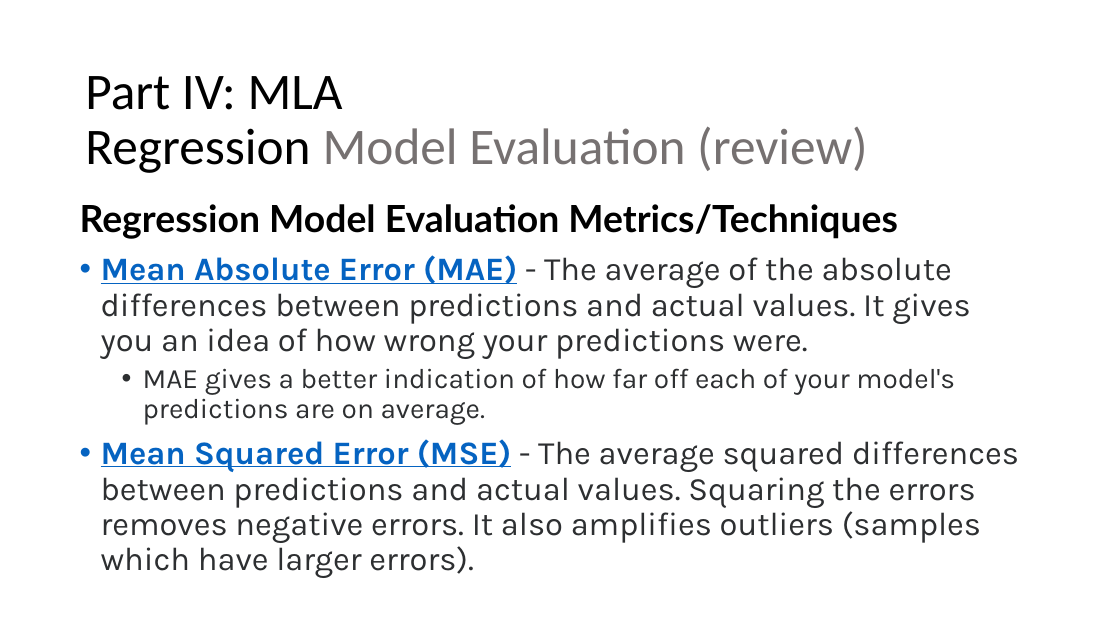
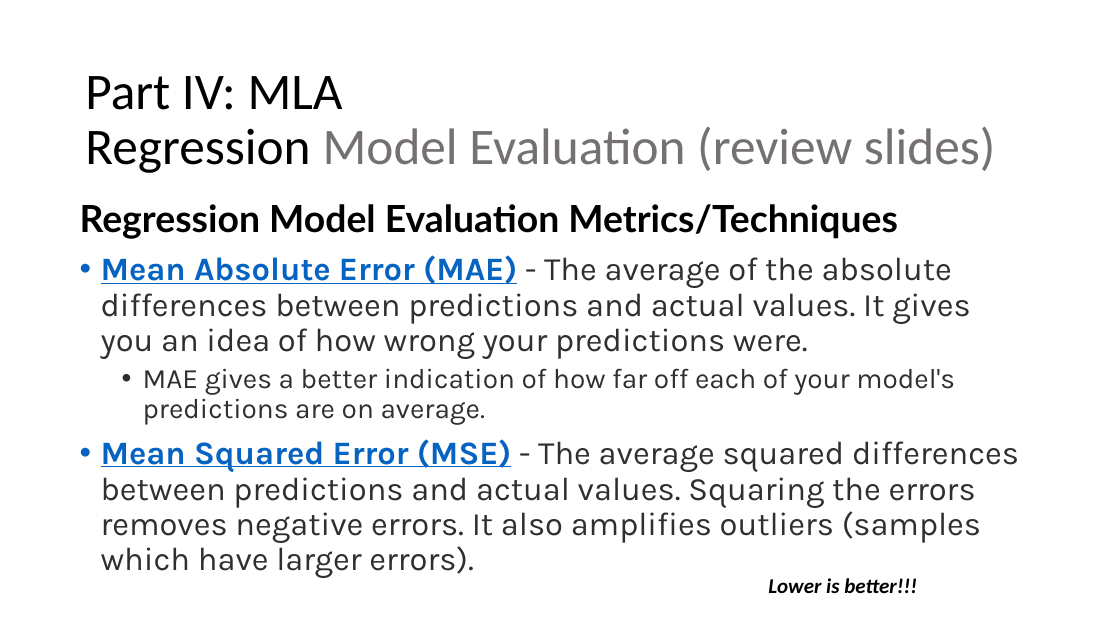
Before and after one commit to luferIPCA/MIA-MLA-25-26, a slide deck: slide 12 of Slides/5 - MIA - MLA -II - Regression.ppsx (slide 11 before the commit). Drawn at 1120x630 pixels with LibreOffice and Linux fonts; fonts in the diff are those of the drawing. Boxes give left, top, right and bottom in pixels: in the first picture for what was removed or moved away, otherwise in the second. Text is boxed around its words. In the diff, an @@ line names an element or a change of style, - is before the commit and + after.

Commit message:
Refression Models

```diff
--- a/Slides/5 - MIA - MLA -II - Regression.ppsx
+++ b/Slides/5 - MIA - MLA -II - Regression.ppsx
@@ title at (85,76,996,173): text changed @@
-Part IV: MLA
-Regression Model Evaluation (review)
+Part IV: MLA
+Regression Model Evaluation (review slides)
@@ text added at (768,578,917,593), 18 pt, text #000000, bold, italic @@
+Lower is better!!!
```
Also in this commit, not shown: 10 other slides changed, 7 slides added.
